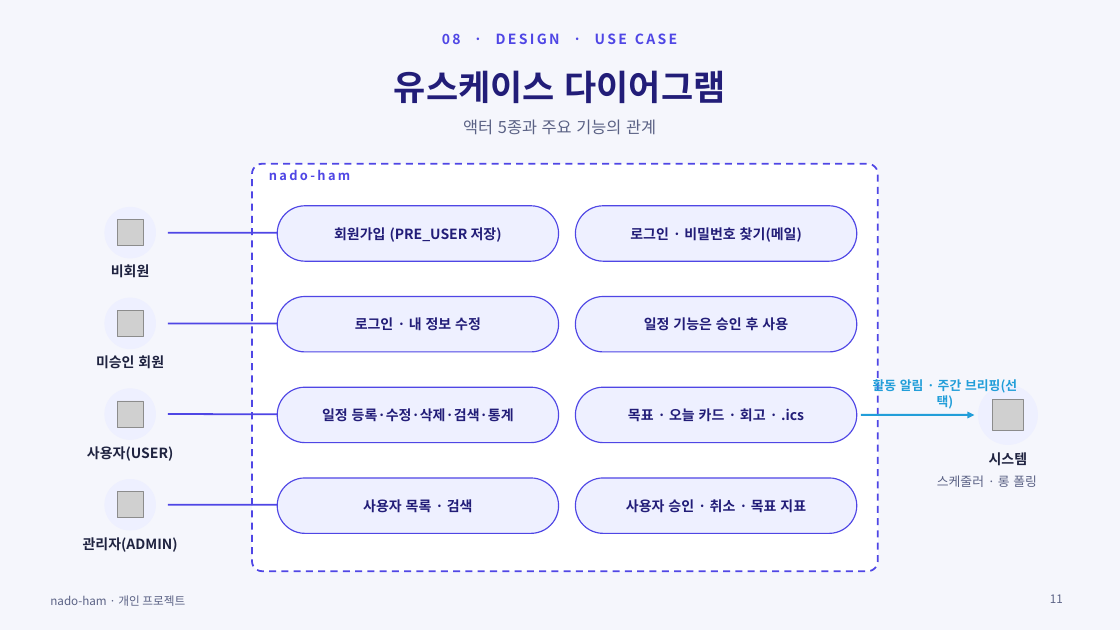
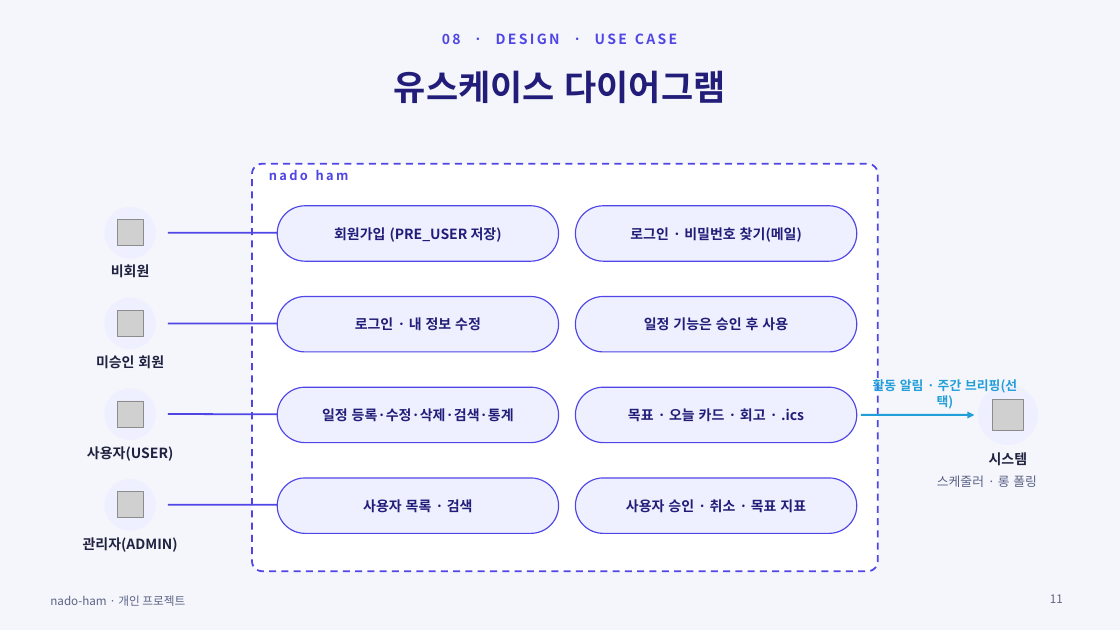
Before and after one commit to ho8566z/nado-ham_word, a slide deck: slide 11 of ppt_output/nado_ham.pptx. Drawn at 1120x630 pixels with LibreOffice and Linux fonts; fonts in the diff are those of the drawing; grey boxes stand for pictures. Boxes give left, top, right and bottom in pixels: in the first picture for what was removed or moved away, otherwise in the second. Text is boxed around its words. In the diff, an @@ line names an element or a change of style, - is before the commit and + after.

```diff
--- a/ppt_output/nado_ham.pptx
+++ b/ppt_output/nado_ham.pptx
@@ text removed at [463,119,656,135] @@
-액터 5종과 주요 기능의 관계
@@ text at [269,169,349,180]: text changed @@
-nado-ham
+nado ham
```
Also in this commit, not shown: 15 other slides changed, 34 other files.
